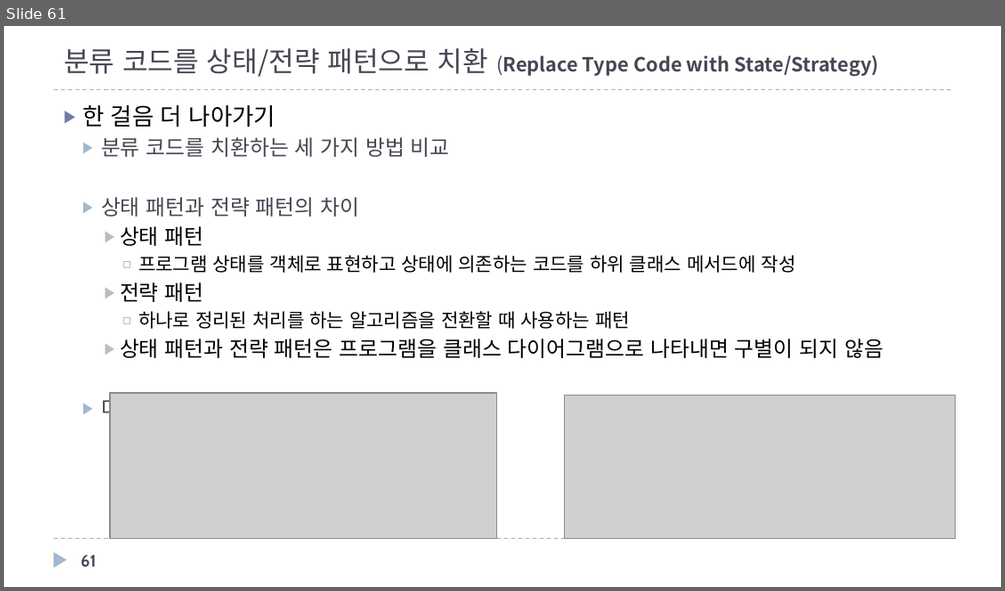
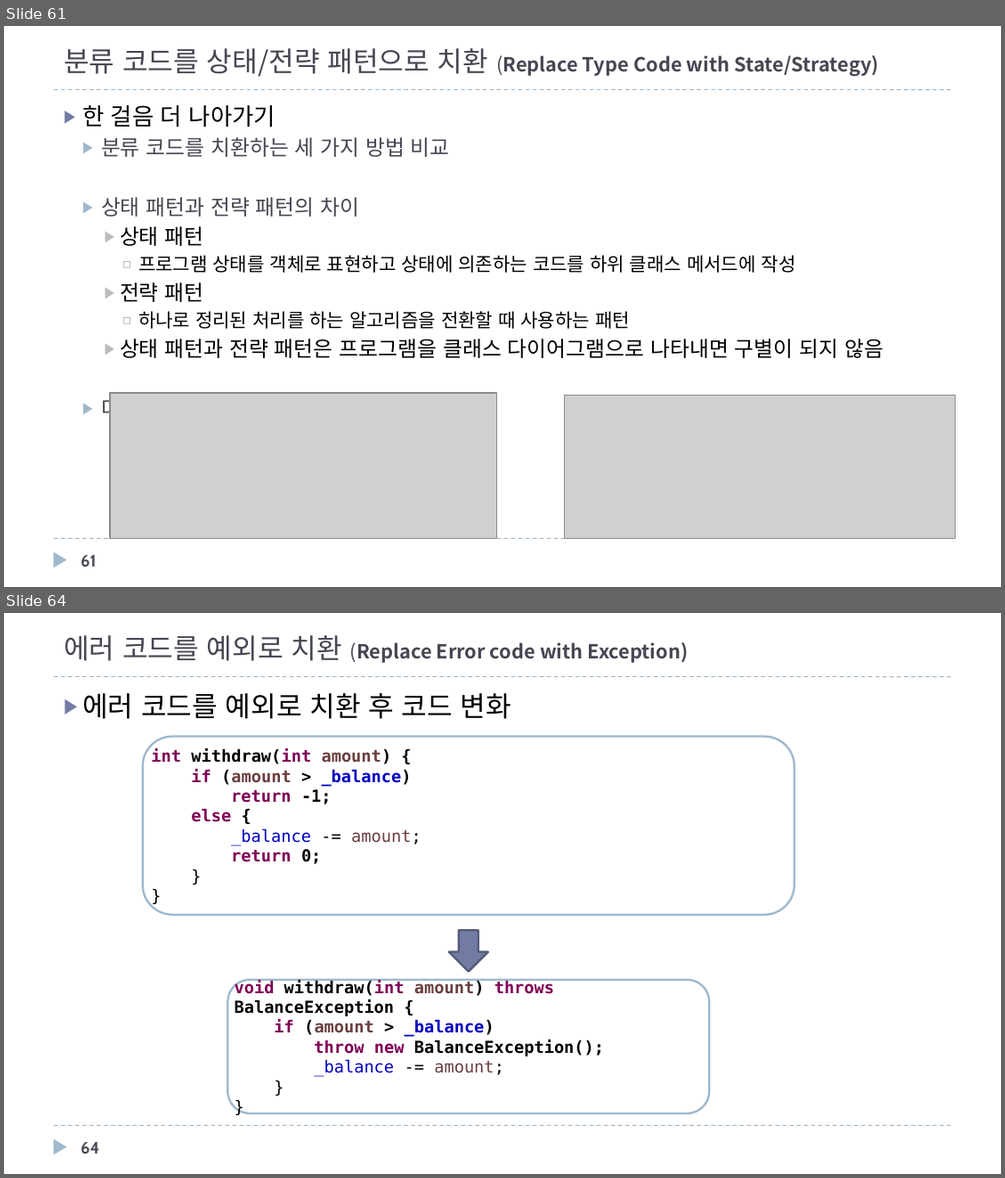
Before and after one commit to mkgungor/refactoring_java, a slide deck: ppt/자바로 배우는 리팩토링 입문.pptx. Shown one above the other, each under a label of ours: slide 61 before the commit, slides 61 and 64 after it; the slides between them are not shown. The pictures are 1005x591 and 1005x1178 pixels, drawn with LibreOffice and Linux fonts; fonts in the diff are those of the drawing; grey boxes stand for pictures. Boxes give left, top, right and bottom in pixels: in the first picture for what was removed or moved away, otherwise in the second. Text is boxed around its words. In the diff, an @@ line names an element or a change of style, - is before the commit and + after.

```diff
--- a/ppt/자바로 배우는 리팩토링 입문.pptx
+++ b/ppt/자바로 배우는 리팩토링 입문.pptx
@@ slide 64 added at box(4, 613, 1001, 1174), background #FFFFFF; not listed: 3 template elements that a slide beside it also shows @@
@@ title added at box(64, 635, 688, 663), 14 pt, text #464653, bold @@
+에러 코드를 예외로 치환 (Replace Error code with Exception)
@@ text added at box(82, 693, 511, 719), 20 pt, text #000000 @@
+▶ 에러 코드를 예외로 치환 후 코드 변화
@@ rounded rectangle added at box(143, 737, 794, 915), fill #FFFFFF, outline #9FB8CD 1.5 pt, 12 pt, text #000000, bold @@
+int withdraw(int amount) {
+if (amount > _balance)
+return -1;
+else {
+_balance -= amount;
+return 0;
+}
+}
@@ down arrow added at box(449, 930, 487, 971), fill #727CA3, outline #545C79 1.5 pt @@
@@ rounded rectangle added at box(227, 980, 709, 1113), fill #FFFFFF, outline #9FB8CD 1.5 pt, 12 pt, text #000000, bold @@
+void withdraw(int amount) throws BalanceException {
+if (amount > _balance)
+throw new BalanceException();
+_balance -= amount;
+}
+}
@@ page number added at box(81, 1142, 99, 1153), 12 pt, text #464653, bold @@
+64
```
Also in this commit, not shown: 1 slide changed, 30 other slides added.
